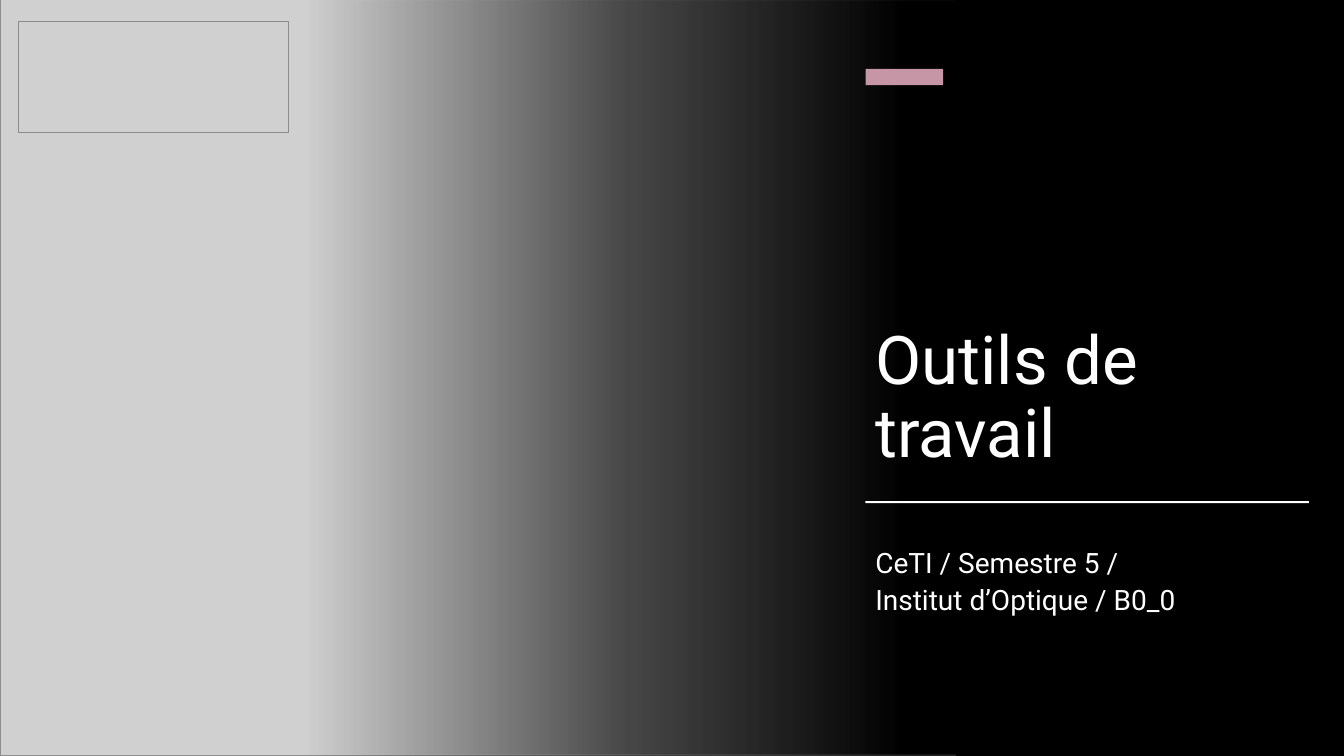
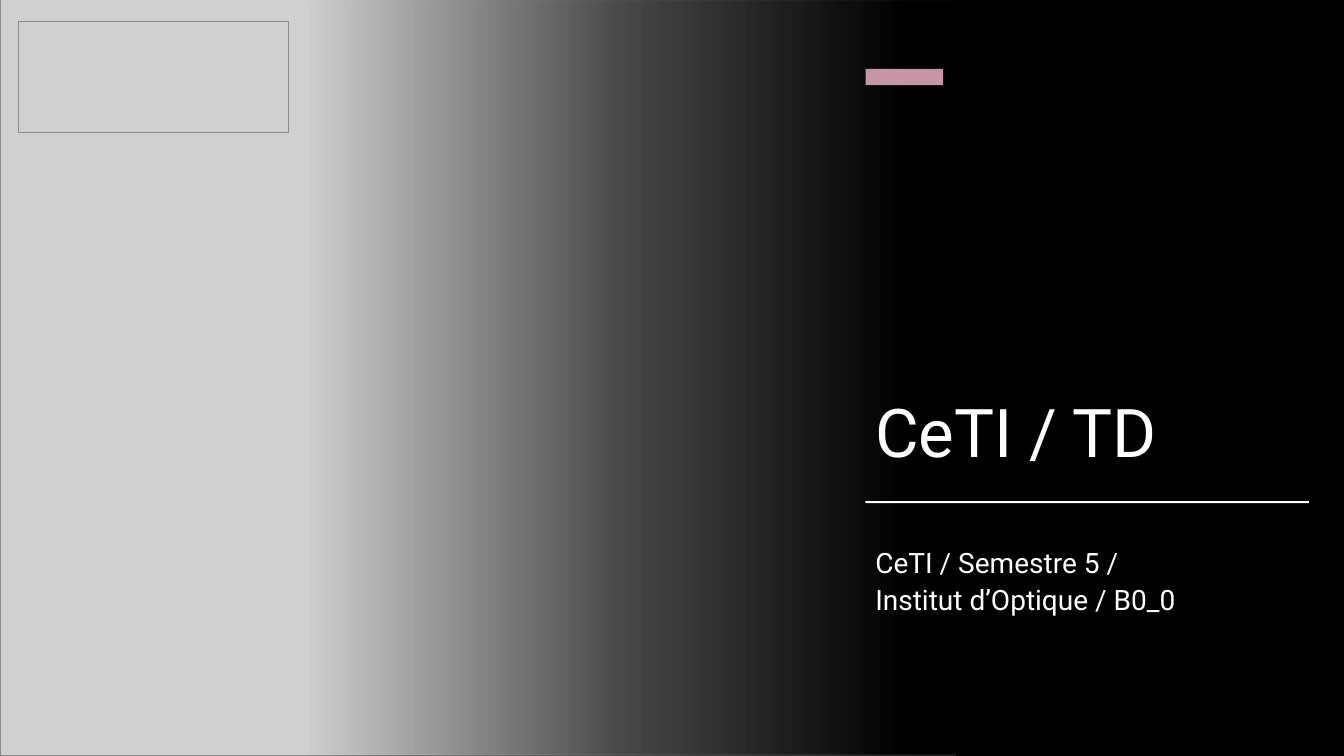
Before and after one commit to IOGS-Digital-Methods/semester-5, a slide deck: slide 22 of CeTI/b0_intro/B0_1_CeTI.pptx (slide 11 before the commit). Drawn at 1344x756 pixels with LibreOffice and Linux fonts; fonts in the diff are those of the drawing; grey boxes stand for pictures. Boxes give left, top, right and bottom in pixels: in the first picture for what was removed or moved away, otherwise in the second. Text is boxed around its words. In the diff, an @@ line names an element or a change of style, - is before the commit and + after.

```diff
--- a/CeTI/b0_intro/B0_1_CeTI.pptx
+++ b/CeTI/b0_intro/B0_1_CeTI.pptx
@@ title at [875, 408, 1157, 458]: text changed @@
-Outils de travail
+CeTI / TD
```
Also in this commit, not shown: 3 other slides changed, 10 slides added, 1 slide removed, 2 other files.
